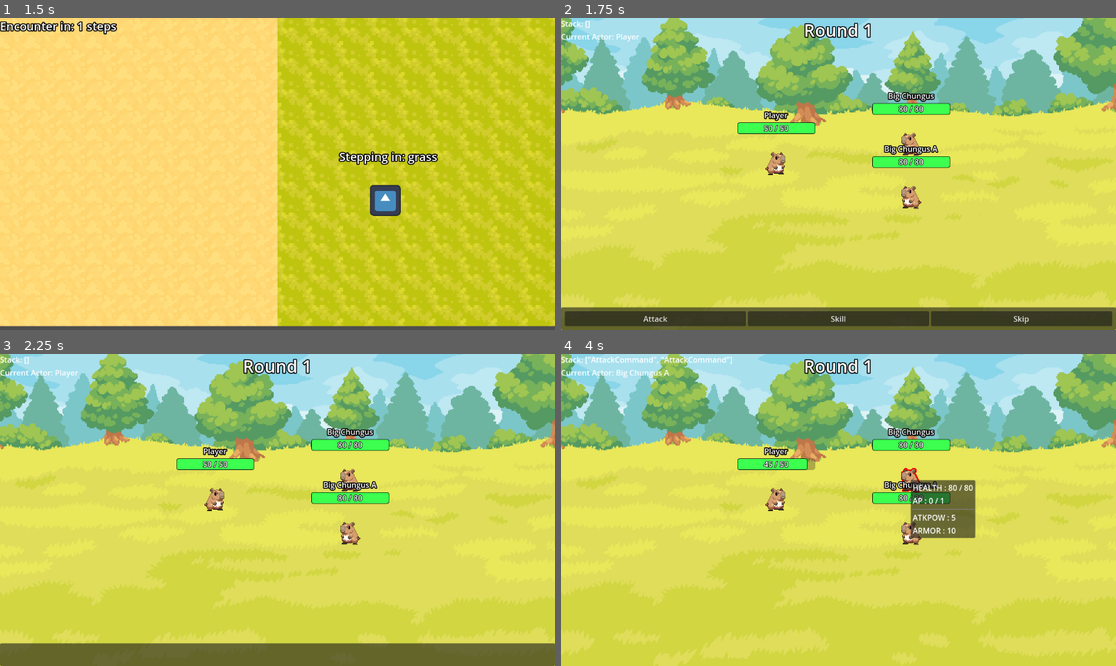
Above: before the commit, frames 1-4 (two rows, left to right).
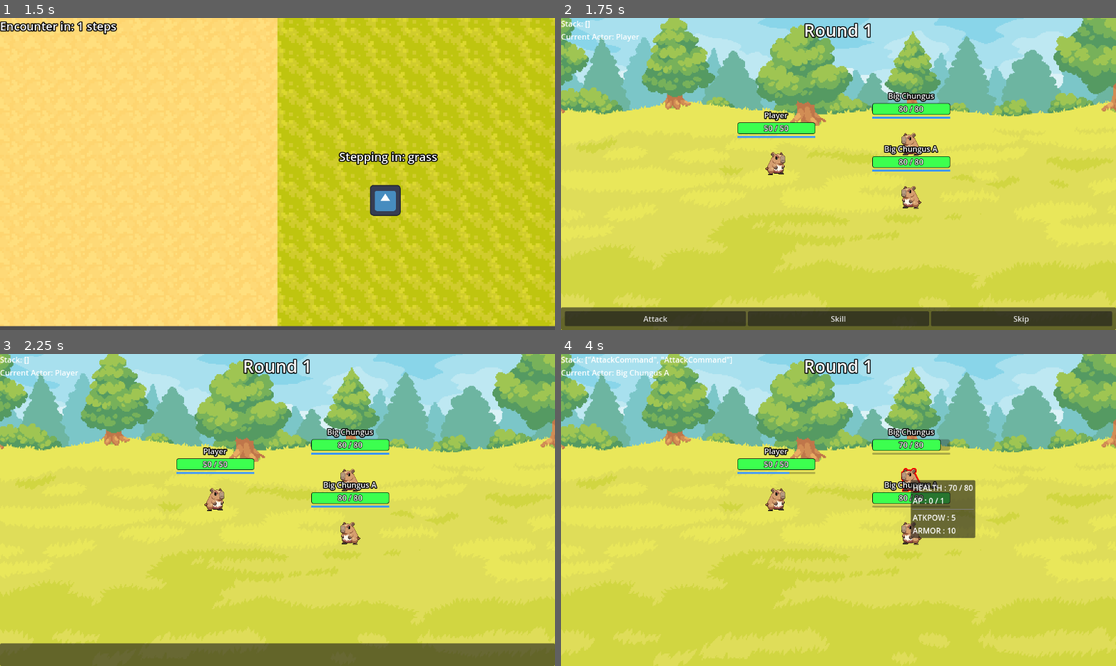
Above: after the commit, the same moments.

Repository: a-magno/godot-turn-based-framework
Game: Godot game, scene res://example/world/overworld.tscn
Same seed, same stepped clock (60 frames per second), same inputs: the game is played once before the commit and once after it. The engine's default icon, where the game draws it, is replaced by a stand-in: a white triangle on a blue panel in a dark square.
Inputs (mouse positions are in pixels of both pictures, inside the frame that each line leads up to):
- Up to frame 1 (1.5 s): tap Enter at 0.5 s; move the mouse to (399, 158) at 0.52 s; hold Right (ui_right) 0.53-1.28 s; click (399, 158) at 0.67 s; move the mouse to (166, 189) at 1.27 s; hold Down (ui_down) from 1.28 s (still down)
- Up to frame 2 (1.75 s): keep holding Down (ui_down)
- Up to frame 3 (2.25 s): release Down (ui_down) at 2 s; click "Attack" at 2 s
- Up to frame 4 (4 s): tap Space at 2.75 s; move the mouse to (777, 500) at 2.77 s; hold Right (ui_right) 2.78-3.53 s; click (777, 500) at 2.92 s; tap Enter at 3.5 s; move the mouse to (910, 478) at 3.52 s; hold Up (ui_up) from 3.53 s (still down); click (910, 478) at 3.67 s

Frame 1 is identical in both runs. In frame 2, 0.3% of the frame differs, in the area x 31-71%, y 31-50%; in frame 3, 0.3%; in frame 4, 0.4%, in the area x 31-71%, y 27-50%.

Commit message:
fix: Ap system fully implemented. Need to rethink UI flow due to it now

Diff:
--- a/command-system/CommandQueue.gd
+++ b/command-system/CommandQueue.gd
@@ -14,7 +14,7 @@
 
 func execute_all():
 	if command_stack.is_empty(): return
-
+	command_stack.reverse()
 	while command_stack.size() > 0:
 		if not active:
 			_was_executing = true
--- /dev/null
+++ b/command-system/commands/use.gd
@@ -0,0 +1,21 @@
+extends Command
+class_name UseSkill
+
+var user : Combatant
+var skill : Skill
+var targets : Array[Node]
+
+func _init( _skill : Skill )->void:
+	skill = _skill
+
+func execute()->void:
+	skill.set_caster( user )
+	skill.use( targets )
+
+func used_by( actor : Combatant )->UseSkill:
+	user = actor
+	return self
+
+func targetting( _targets : Array[Node])->UseSkill:
+	targets = _targets
+	return self
--- a/example/battle scene/combatant/Combatant.gd
+++ b/example/battle scene/combatant/Combatant.gd
@@ -94,20 +94,29 @@
 
 func queue_command( command : Command )->void:
 	if acted: return
-	if stat_block.get_attribute("ap").current_value <= 0: return
+	#if stat_block.get_attribute("ap").current_value <= 0: return
 	action_queued.emit(command)
 	turn_end()
-	stat_block.get_attribute("ap").decrease()
 	#print(">%s queued command type: %s" % [name, command.get_class_name()])
 	#acted = true
 	#print("Command queued")
 	#print("%s turn ended." % name)
 
 func attack( target : Combatant )->void:
+	stat_block.get_attribute("ap").decrease()
 	queue_command(
 		AttackCommand.new( target )
 		.with_damage( stat_block.get_stat("atkPow").value )
-		)
+	)
+
+
+func use_skill( skill : Skill, targets : Array[Node])->void:
+	stat_block.get_attribute("ap").decrease( skill.cost )
+	queue_command(
+		UseSkill.new( skill )
+		.targetting( targets )
+		.used_by( self )
+	)
 
 func get_skills()->Array[Skill]:
 	return _data.skills
@@ -138,6 +147,7 @@
 func _on_round_start()->void:
 	if not alive():
 		die()
+	stat_block.get_attribute("ap").maximize()
 	status_handler.apply_status_by_type( Status.Type.TURN_START )
 
 func _on_round_end()->void:
--- a/example/ui/player ui/player_input_ui.gd
+++ b/example/ui/player ui/player_input_ui.gd
@@ -46,8 +46,7 @@
 		targets = get_tree().get_nodes_in_group(GameManager.GROUPS.ENEMIES.id)
 	else:
 		targets += [ await GameManager.event.player_target_selected as Node ]
-	skill.set_caster( player )
-	skill.use( targets as Array[Node] )
+	player.use_skill( skill, targets as Array[Node] )
 	#print(skill.id)
 
 func _on_active_changed( _actor, value )->void:
--- a/example/ui/vitals.gd
+++ b/example/ui/vitals.gd
@@ -11,10 +11,15 @@
 	%Healthbar.max_value = combatant.stat_block.get_stat("maxHealth").value
 	%Healthbar.value = combatant.stat_block.get_attribute("health").current_value
 	_update_label(%Healthbar.value, %Healthbar.max_value)
+	%ActionPoints.max_value = combatant.stat_block.get_stat("maxAp").value
+	%ActionPoints.value = combatant.stat_block.get_attribute("ap").current_value
 	%Name.text = combatant.name
+
 	var status_handler : StatusHandler = combatant.find_child("*StatusHandler*")
 	status_handler.new_status_added.connect( %StatusContainer.add_status )
 	combatant.health_changed.connect(_on_health_changed)
+	combatant.stat_block.get_attribute("ap").value_changed.connect(_update_ap)
+
 
 func _on_health_changed(value)->void:
 	var tween = create_tween().set_parallel(true)
@@ -25,3 +30,6 @@
 
 func _update_label(value, max_value)->void:
 	%HealthLabel.text = "%d / %d" % [clamp(value, 0, max_value), max_value]
+
+func _update_ap( _value : float )->void:
+	%ActionPoints.value = _value
--- a/example/ui/vitals.tscn
+++ b/example/ui/vitals.tscn
@@ -14,6 +14,9 @@
 corner_radius_top_right = 4
 corner_radius_bottom_right = 4
 corner_radius_bottom_left = 4
+
+[sub_resource type="StyleBoxFlat" id="StyleBoxFlat_522xy"]
+bg_color = Color(0.238271, 0.590292, 1, 1)
 
 [node name="Vitals" type="VBoxContainer"]
 offset_right = 162.0
@@ -48,7 +51,19 @@
 text = "50/50"
 horizontal_alignment = 1
 
+[node name="ActionPoints" type="ProgressBar" parent="."]
+unique_name_in_owner = true
+layout_mode = 2
+theme_override_styles/fill = SubResource("StyleBoxFlat_522xy")
+max_value = 3.0
+step = 1.0
+value = 3.0
+show_percentage = false
+
 [node name="StatusContainer" parent="." instance=ExtResource("2_8gjgu")]
 unique_name_in_owner = true
 layout_mode = 2
 size_flags_vertical = 2
+
+[node name="TextureRect" type="TextureRect" parent="."]
+layout_mode = 2
--- a/status-effects-skills/skills/Stab.tres
+++ b/status-effects-skills/skills/Stab.tres
@@ -27,10 +27,10 @@
 
 [resource]
 script = SubResource("GDScript_tdifo")
-bonus_damage = 30
+bonus_damage = 5
 status = ExtResource("2_xkyjc")
 id = &"stab"
-cost = 0
+cost = 2
 target = 1
 icon = SubResource("AtlasTexture_l51nc")
 tooltip = "Stab a target. Inflicts Bleeding."
--- a/status-effects-skills/status/Bleeding.tres
+++ b/status-effects-skills/status/Bleeding.tres
@@ -13,8 +13,9 @@
 
 func apply(target : Node)->void:
 	if not target is Combatant: return
-	#print(\"expected bleed damage: %.1f\" % (target.max_health * bleed_percent))
-	target.take_damage( ceil(target.max_health * bleed_percent) )
+	var bleed_dmg = ceil(target.stat_block.get_stat(\"maxHealth\").value * bleed_percent)
+	print(\"expected bleed damage: %.1f\" % bleed_dmg)
+	target.take_damage( bleed_dmg )
 	duration -= 1
 "
 
Not shown: 1 places in example/ui/vitals.tscn that only renumber resources
